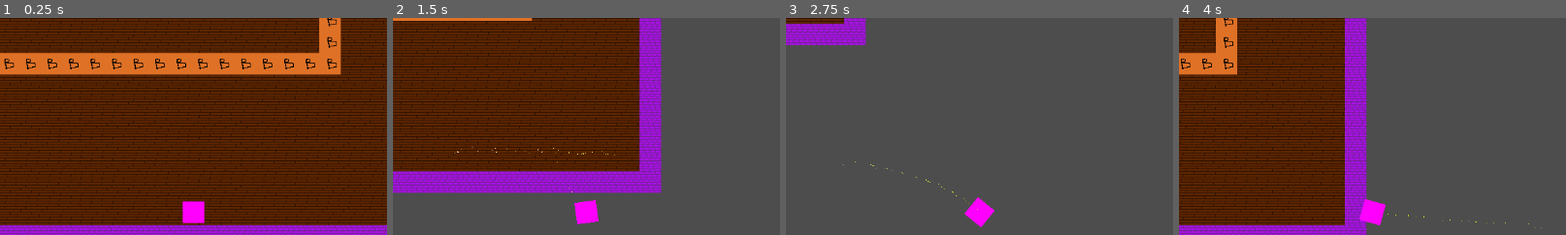
Above: before the commit, frames 1-4 (left to right).
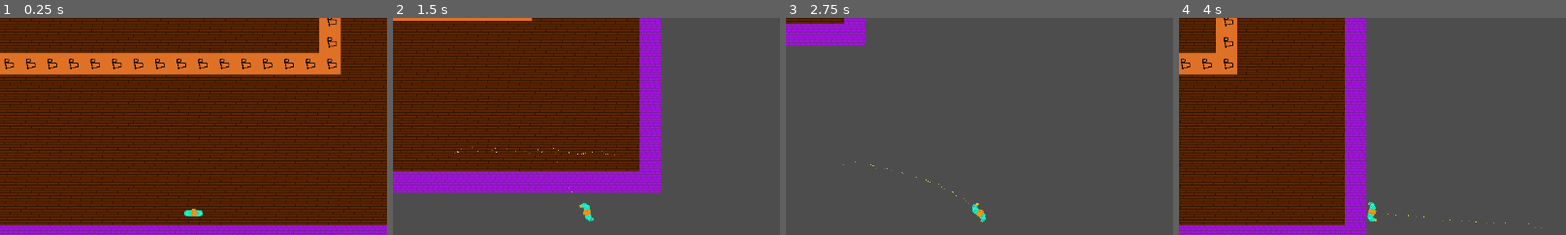
Above: after the commit, the same moments.

Repository: Jibby-Games/PizzaJam11
Game: Godot game, scene res://levels/bar.tscn
The game is run twice, just before and just after one commit, with the same random seed, the same clock (stepped at 60 frames per second) and the same inputs. This scene is started directly instead of the project's main scene.
Inputs (mouse positions are % of the whole screen's width and height, from its top left):
- Up to frame 1 (0.25 s): no input
- Up to frame 2 (1.5 s): tap Enter at 0.5 s; move the mouse to (72, 45) at 0.52 s; press the mouse at (72, 45) at 0.53 s; hold D (right) 0.53-1.28 s; move the mouse to (30, 55) at 1.27 s; release the mouse at (30, 55) at 1.28 s; hold S (down) from 1.28 s (still down); click (30, 55) at 1.35 s
- Up to frame 3 (2.75 s): move the mouse to (60, 28) at 2.02 s; release S (down) at 2.03 s; press the mouse at (60, 28) at 2.03 s; hold D (right) from 2.03 s (still down)
- Up to frame 4 (4 s): move the mouse to (45, 70) at 2.77 s; release D (right) at 2.78 s; release the mouse at (45, 70) at 2.78 s; hold W (up) 2.78-3.53 s; click (45, 70) at 2.85 s; move the mouse to (80, 65) at 3.52 s; press the mouse at (80, 65) at 3.53 s; hold A (left) from 3.53 s (still down)
The pictures show only the part of the screen within x 25-75%, y 5-55%; the shares and areas given below are measured in that part.

The runs differ from the first frame. In frame 1, 0.6% of the frame differs, in the area x 47-53%, y 84-95%; in frame 2, 0.6%; in frame 3, 0.6%; in frame 4, 0.6%.

Commit message:
add walking animation

Diff:
--- a/player/player.gd
+++ b/player/player.gd
@@ -5,6 +5,10 @@
 func _physics_process(delta):
 	look_at(get_global_mouse_position())
 	var move_input = Input.get_vector("left", "right", "up", "down")
+	if move_input.is_zero_approx():
+		$BodySpriteAnim.play("idle")
+	else:
+		$BodySpriteAnim.play("walking")
 	velocity = move_input * speed
 	move_and_slide()
 
--- a/player/player.tscn
+++ b/player/player.tscn
@@ -1,24 +1,66 @@
-[gd_scene load_steps=5 format=3 uid="uid://bhx1yxdibm2j7"]
+[gd_scene load_steps=10 format=3 uid="uid://bhx1yxdibm2j7"]
 
 [ext_resource type="Script" path="res://player/player.gd" id="1_o6sg5"]
+[ext_resource type="Texture2D" uid="uid://dq26rrq11nwmk" path="res://player/player.png" id="2_nw4a4"]
 
-[sub_resource type="PlaceholderTexture2D" id="PlaceholderTexture2D_23fra"]
-size = Vector2(32, 32)
+[sub_resource type="Gradient" id="Gradient_g15lx"]
+colors = PackedColorArray(1, 0.966577, 0, 1, 1, 1, 1, 1)
+
+[sub_resource type="AtlasTexture" id="AtlasTexture_58apc"]
+atlas = ExtResource("2_nw4a4")
+region = Rect2(0, 0, 32, 32)
+
+[sub_resource type="AtlasTexture" id="AtlasTexture_0k1qr"]
+atlas = ExtResource("2_nw4a4")
+region = Rect2(0, 32, 32, 32)
+
+[sub_resource type="AtlasTexture" id="AtlasTexture_g4cdw"]
+atlas = ExtResource("2_nw4a4")
+region = Rect2(0, 64, 32, 32)
+
+[sub_resource type="AtlasTexture" id="AtlasTexture_mbcci"]
+atlas = ExtResource("2_nw4a4")
+region = Rect2(0, 96, 32, 32)
+
+[sub_resource type="SpriteFrames" id="SpriteFrames_ppxl4"]
+animations = [{
+"frames": [{
+"duration": 1.0,
+"texture": SubResource("AtlasTexture_58apc")
+}],
+"loop": true,
+"name": &"idle",
+"speed": 5.0
+}, {
+"frames": [{
+"duration": 1.0,
+"texture": SubResource("AtlasTexture_58apc")
+}, {
+"duration": 1.0,
+"texture": SubResource("AtlasTexture_0k1qr")
+}, {
+"duration": 1.0,
+"texture": SubResource("AtlasTexture_0k1qr")
+}, {
+"duration": 1.0,
+"texture": SubResource("AtlasTexture_g4cdw")
+}, {
+"duration": 1.0,
+"texture": SubResource("AtlasTexture_mbcci")
+}, {
+"duration": 1.0,
+"texture": SubResource("AtlasTexture_mbcci")
+}],
+"loop": true,
+"name": &"walking",
+"speed": 12.0
+}]
 
 [sub_resource type="CircleShape2D" id="CircleShape2D_wxqhe"]
 radius = 16.0
 
-[sub_resource type="Gradient" id="Gradient_g15lx"]
-colors = PackedColorArray(1, 0.966577, 0, 1, 1, 1, 1, 1)
-
 [node name="Player" type="CharacterBody2D"]
 script = ExtResource("1_o6sg5")
-
-[node name="Sprite2D" type="Sprite2D" parent="."]
-texture = SubResource("PlaceholderTexture2D_23fra")
-
-[node name="CollisionShape2D" type="CollisionShape2D" parent="."]
-shape = SubResource("CircleShape2D_wxqhe")
 
 [node name="PissParticles" type="CPUParticles2D" parent="."]
 emitting = false
@@ -39,5 +81,14 @@
 scale_amount_max = 1.5
 color_ramp = SubResource("Gradient_g15lx")
 
+[node name="BodySpriteAnim" type="AnimatedSprite2D" parent="."]
+texture_filter = 1
+rotation = 1.5708
+sprite_frames = SubResource("SpriteFrames_ppxl4")
+animation = &"idle"
+
+[node name="CollisionShape2D" type="CollisionShape2D" parent="."]
+shape = SubResource("CircleShape2D_wxqhe")
+
 [node name="PissRaycast" type="RayCast2D" parent="."]
 target_position = Vector2(100, 0)
